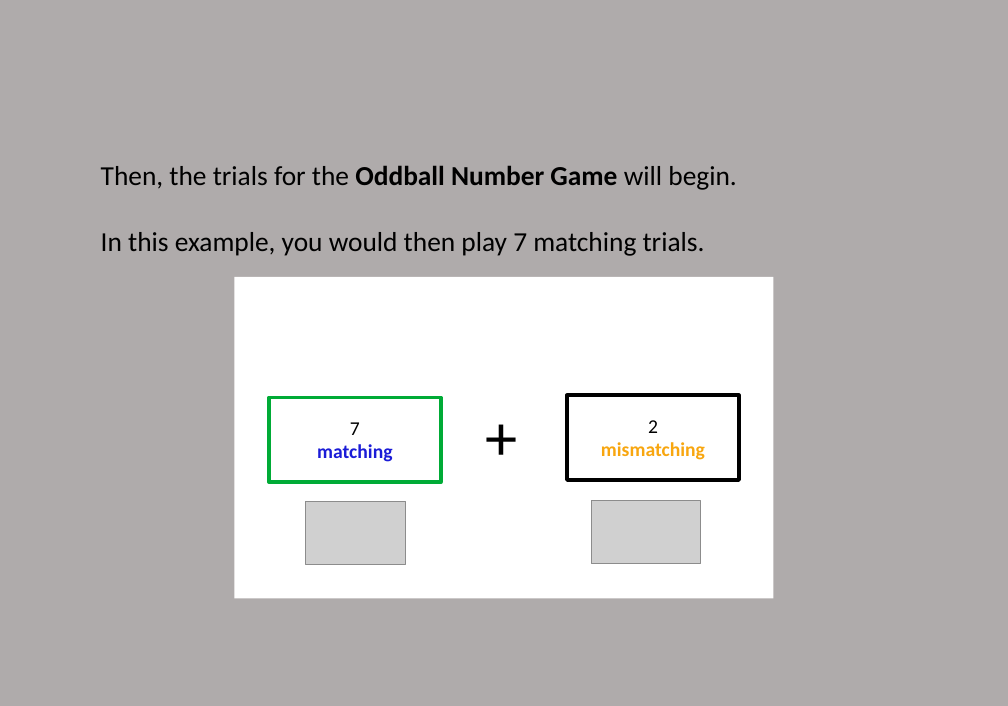
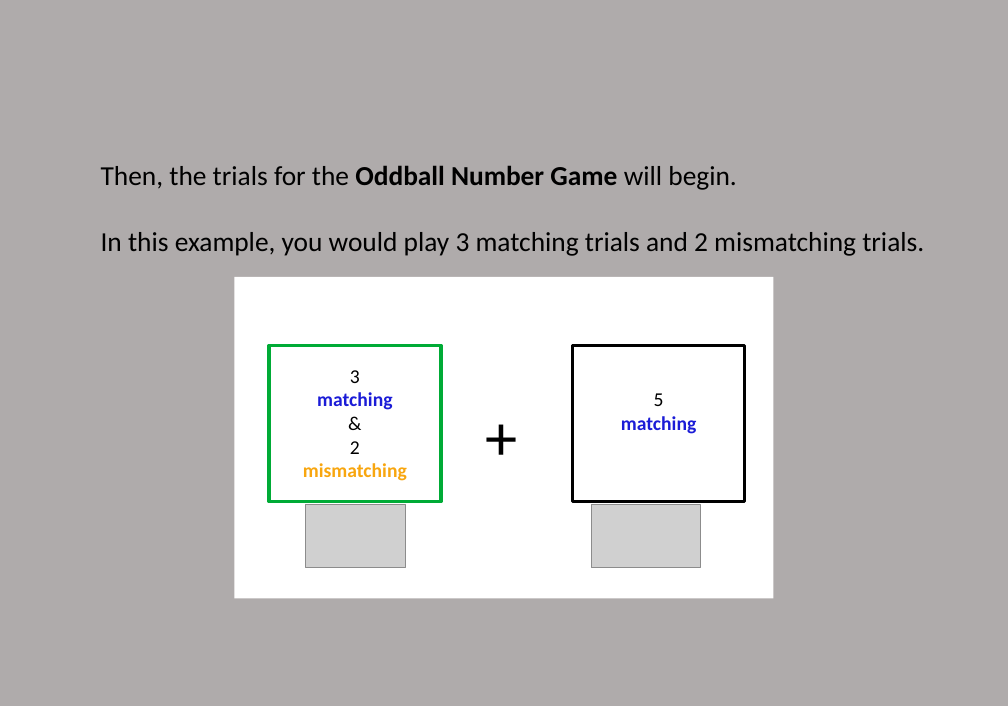
Before and after one commit to lizzytong2589/MSIT-demand-selection, a slide deck: slide 6 of nivturk-prolific/app/static/Instructions/instructions_DST/instructions_DST.pptx (slide 5 before the commit). Drawn at 1008x706 pixels with LibreOffice and Linux fonts; fonts in the diff are those of the drawing; grey boxes stand for pictures. Boxes give left, top, right and bottom in pixels: in the first picture for what was removed or moved away, otherwise in the second. Text is boxed around its words. In the diff, an @@ line names an element or a change of style, - is before the commit and + after.

```diff
--- a/nivturk-prolific/app/static/Instructions/instructions_DST/instructions_DST.pptx
+++ b/nivturk-prolific/app/static/Instructions/instructions_DST/instructions_DST.pptx
@@ text at <box>101,232,924,256</box>: text changed @@
-In this example, you would then play 7 matching trials.
+In this example, you would play 3 matching trials and 2 mismatching trials.
@@ rectangle "3": place and size @@
-rectangle "3" at <box>269,397,442,482</box>
+rectangle "3" at <box>269,345,442,501</box>
@@ rectangle "5": place and size @@
-rectangle "5" at <box>568,395,740,480</box>
+rectangle "5" at <box>573,345,745,501</box>
@@ text in rectangle at <box>350,370,360,383</box>: text changed @@
-7
+3
@@ text in rectangle at <box>621,393,696,434</box>: text changed; text colour #F8A60F to #1B1CD7 @@
-2
-mismatching
+5
+matching
@@ text in rectangle at <box>303,441,407,481</box>: paragraphs added @@
+&
+2
+mismatching
```
Also in this commit, not shown: 5 other slides changed, 1 slide added, 2 slides removed.
